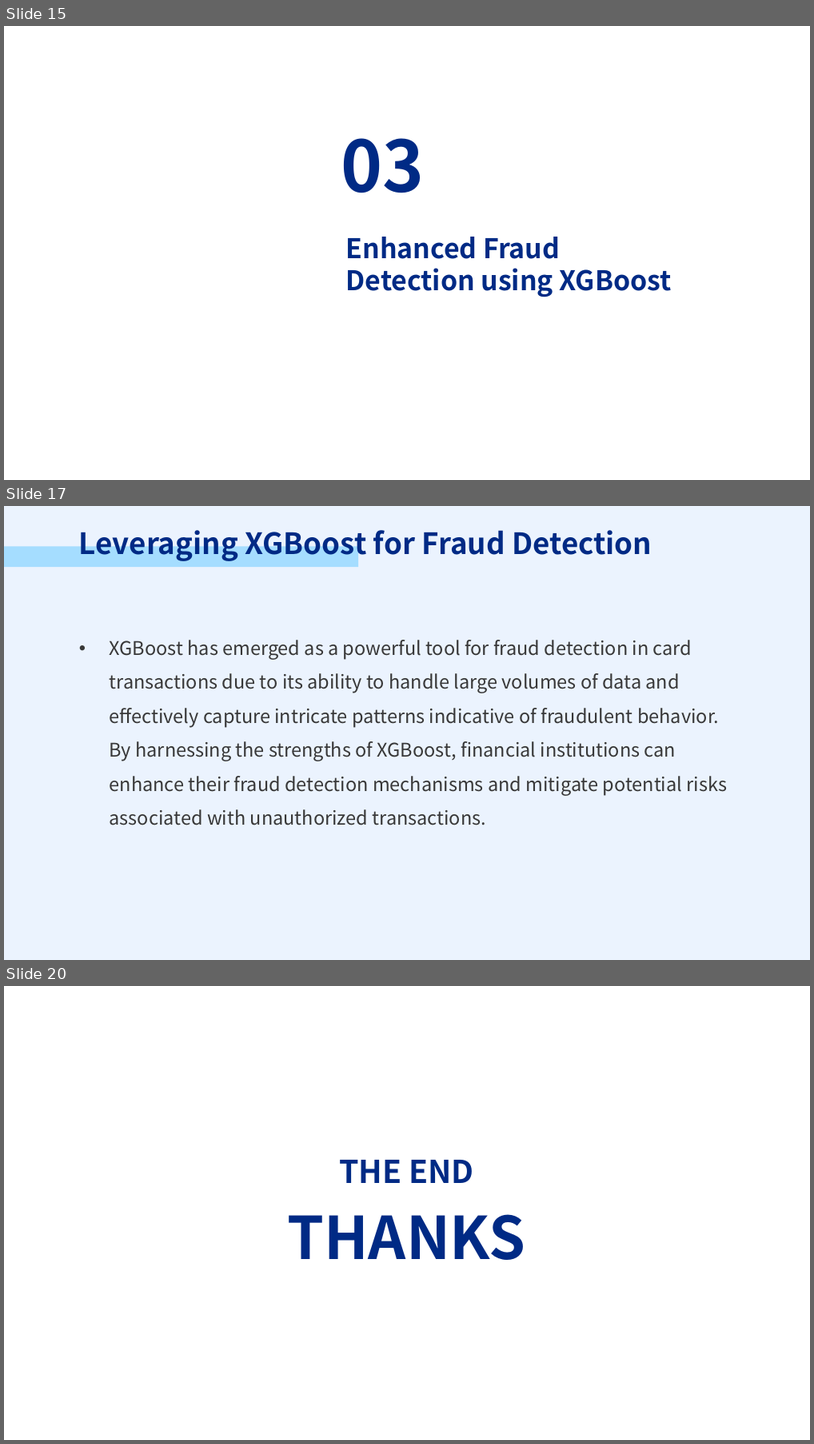
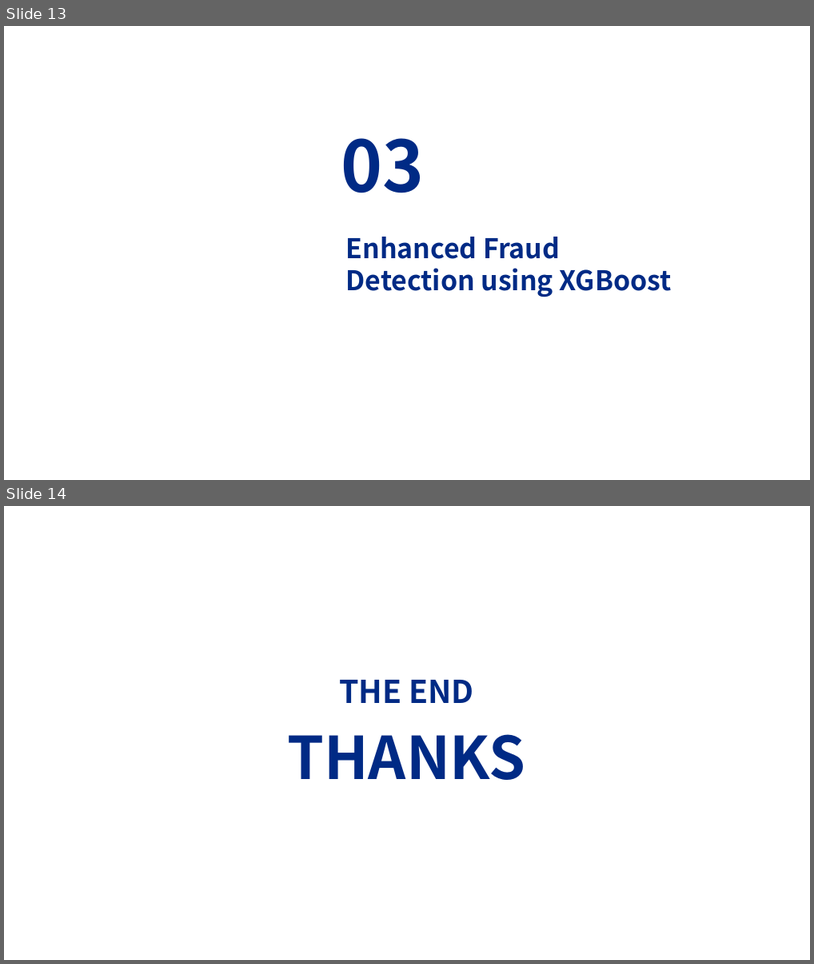
Before and after one commit to PSTAT197-F23/PSTAT197A_FP_Group1, a slide deck: scripts/drafts/PRESENTATION.pptx. Shown one above the other, each under a label of ours: slides 15, 17 and 20 before the commit, slides 13 and 14 after it; the slides between them are not shown. The pictures are 814x1444 and 814x964 pixels, drawn with LibreOffice and Linux fonts; fonts in the diff are those of the drawing; background and template pictures are left out. Boxes give left, top, right and bottom in pixels: in the first picture for what was removed or moved away, otherwise in the second. Text is boxed around its words. In the diff, an @@ line names an element or a change of style, - is before the commit and + after.

```diff
--- a/scripts/drafts/PRESENTATION.pptx
+++ b/scripts/drafts/PRESENTATION.pptx
@@ slide 17 removed at (4, 506, 810, 960), background #EBF3FE @@
@@ text removed at (79, 524, 652, 562) @@
-Leveraging XGBoost for Fraud Detection
@@ rectangle removed at (4, 546, 359, 568) @@
@@ text removed at (110, 640, 728, 825) @@
-• XGBoost has emerged as a powerful tool for fraud detection in card transactions due to its ability to handle large volumes of data and effectively capture intricate patterns indicative of fraudulent behavior. By harnessing the strengths of XGBoost, financial institutions can enhance their fraud detection mechanisms and mitigate potential risks associated with unauthorized transactions.
@@ what was slide 15 is now slide 13 @@
@@ what was slide 20 is now slide 14 @@
```
Also in this commit, not shown: 5 slides changed, 1 slide added, 7 other slides removed.
